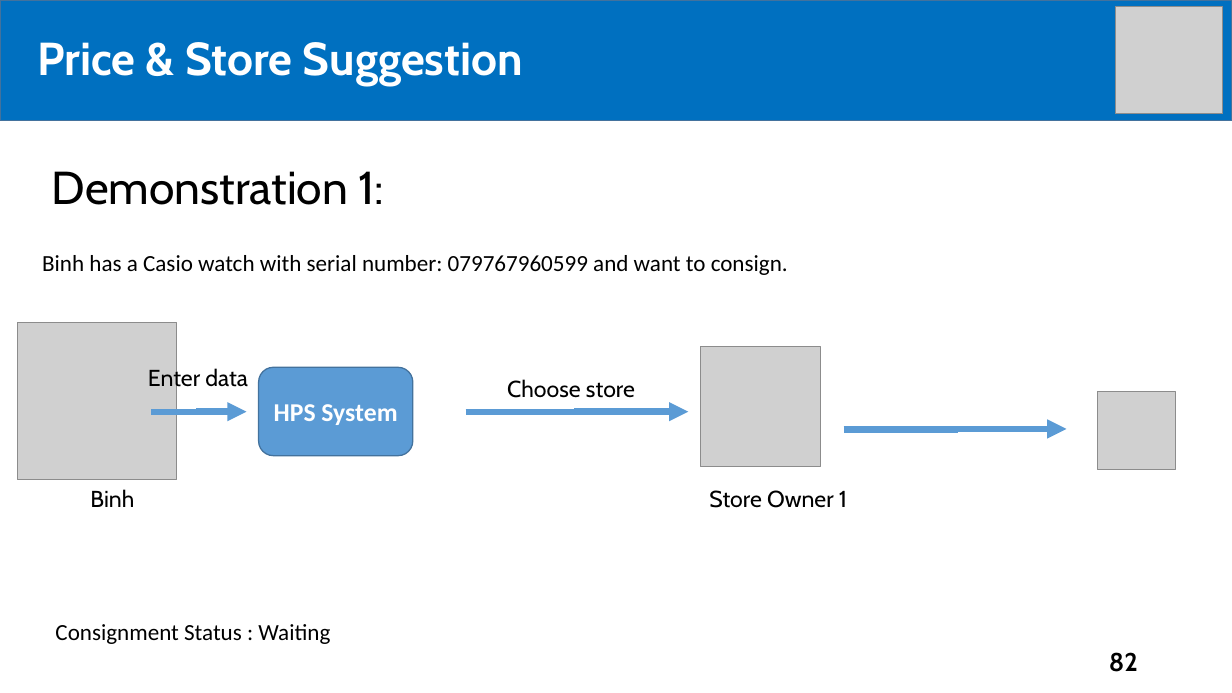
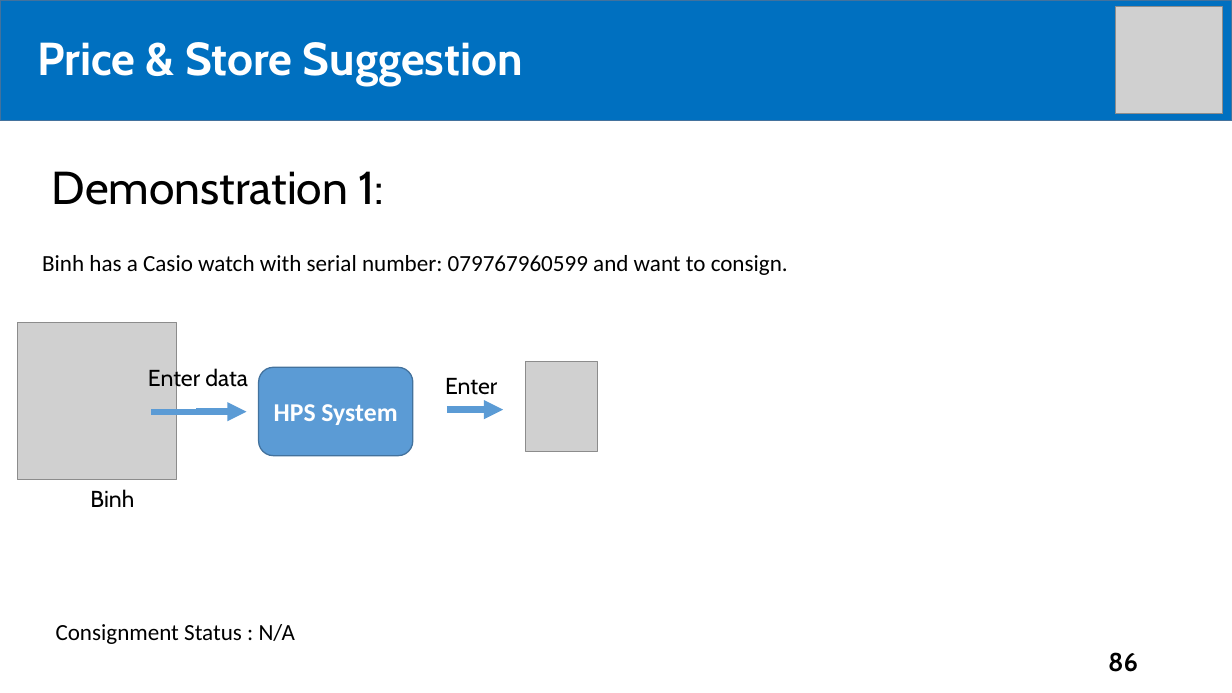
Before and after one commit to tiendan3108/CP, a slide deck: slide 86 of Source/Presentation/PreFinalPresentation.pptx (slide 82 before the commit). Drawn at 1232x693 pixels with LibreOffice and Linux fonts; fonts in the diff are those of the drawing; grey boxes stand for pictures. Boxes give left, top, right and bottom in pixels: in the first picture for what was removed or moved away, otherwise in the second. Text is boxed around its words. In the diff, an @@ line names an element or a change of style, - is before the commit and + after.

```diff
--- a/Source/Presentation/PreFinalPresentation.pptx
+++ b/Source/Presentation/PreFinalPresentation.pptx
@@ picture removed at [701,347,821,467] @@
@@ text added at [445,378,497,401], 18 pt, text #000000 @@
+Enter
@@ text removed at [507,379,635,398] @@
-Choose store
@@ picture added at [526,362,597,452] @@
@@ elbow arrow moved from (466, 412) - (689, 412) to (447, 409) - (503, 409) @@
@@ picture removed at [1098,392,1176,470] @@
@@ elbow arrow removed from (844, 430) to (1067, 429) @@
@@ text removed at [709,490,847,508] @@
-Store Owner 1
@@ text at [56,624,295,644]: text changed @@
-Consignment Status : Waiting
+Consignment Status : N/A
@@ page number at [1108,652,1138,672]: text changed @@
-82
+86
```
Also in this commit, not shown: 6 other slides changed, 9 slides added, 1 other file.
